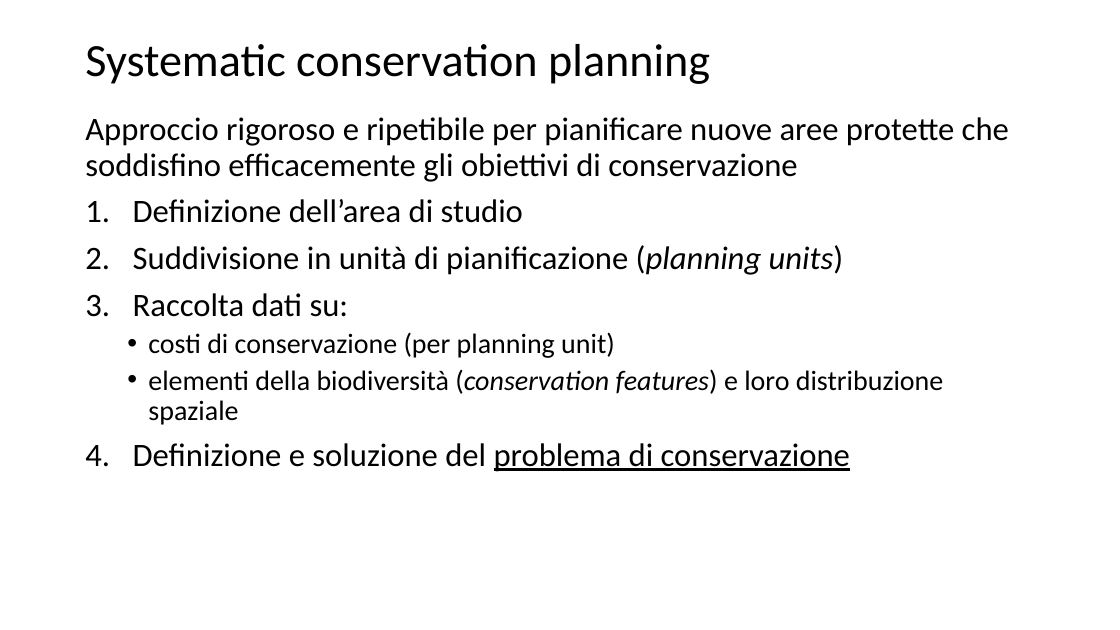
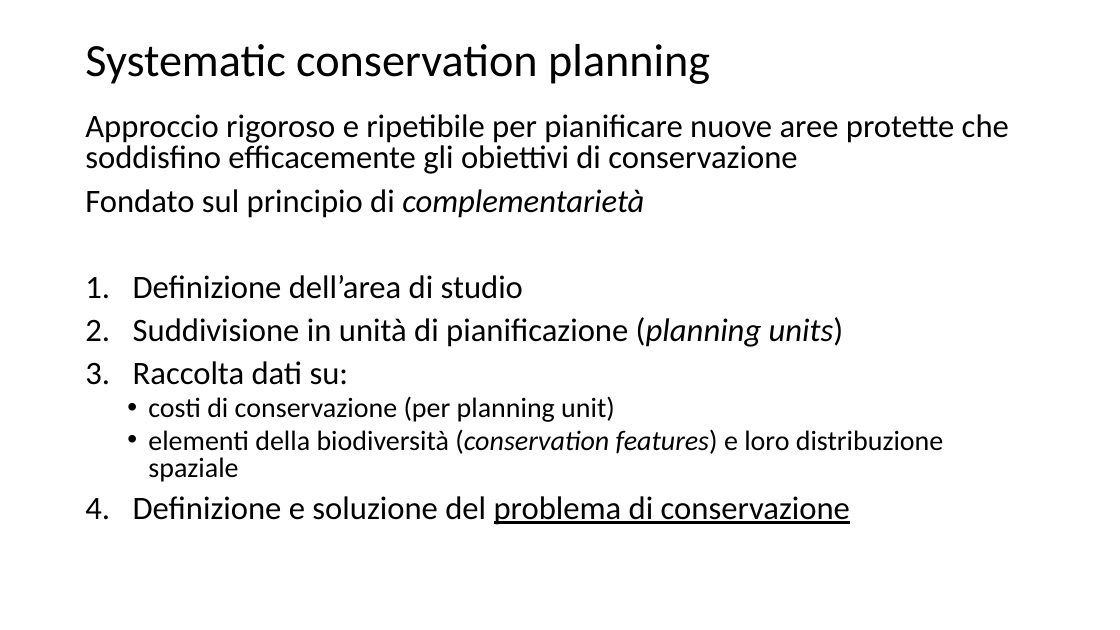
Before and after one commit to MarcoAndrello/prioritizr-spoke-2, a slide deck: slide 2 of Pres.pptx. Drawn at 1120x630 pixels with LibreOffice and Linux fonts; fonts in the diff are those of the drawing. Boxes give left, top, right and bottom in pixels: in the first picture for what was removed or moved away, otherwise in the second. Text is boxed around its words. In the diff, an @@ line names an element or a change of style, - is before the commit and + after.

```diff
--- a/Pres.pptx
+++ b/Pres.pptx
@@ text at [85,114,1009,525]: line spacing 0.9 to 0.8 @@
@@ text at [85,189,644,218]: paragraph added @@
+Fondato sul principio di complementarietà
```
Also in this commit, not shown: 1 other slide changed, 16 slides added, 8 slides removed, 2 other files.
